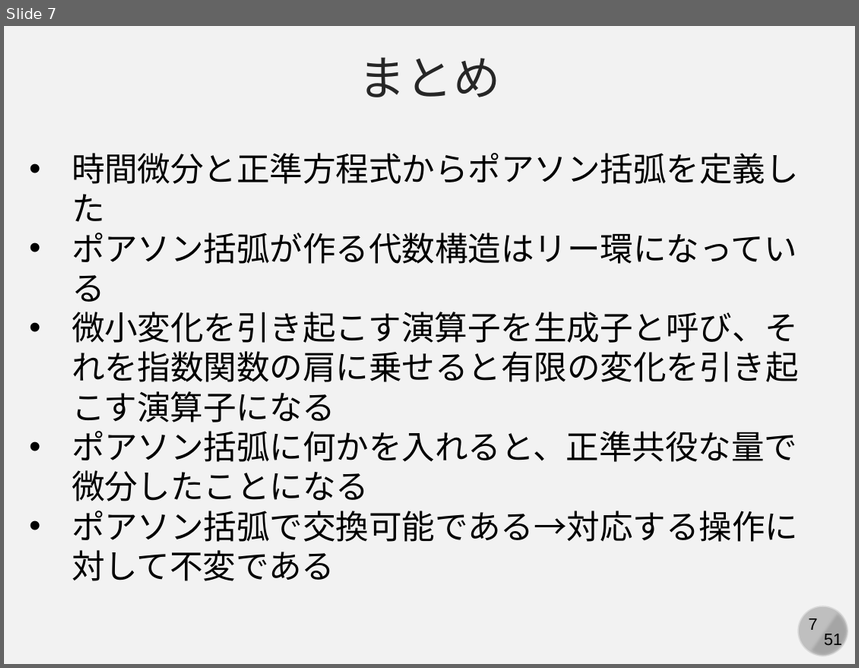
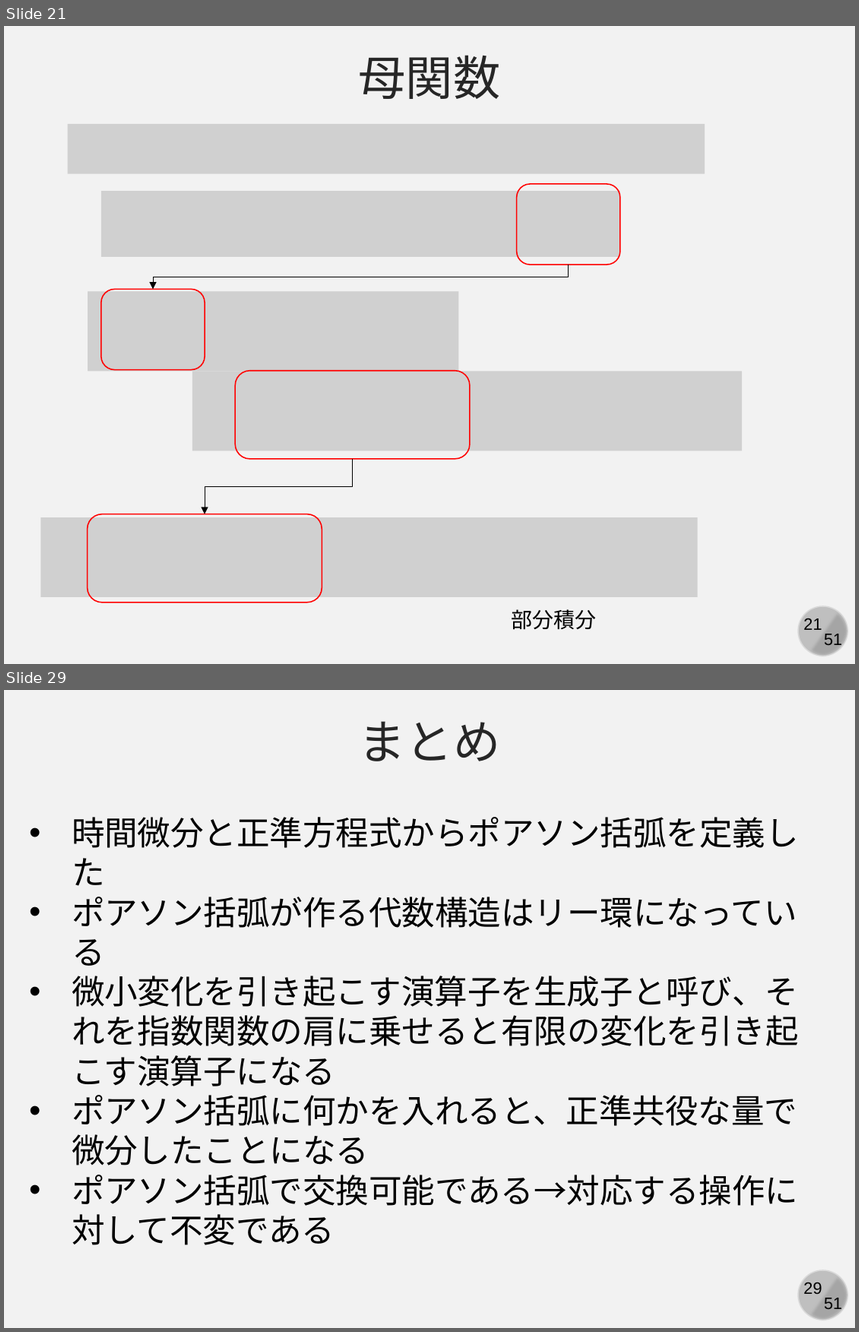
Before and after one commit to kaityo256/classical_mechanics, a slide deck: canonical_transformation/fig/slide.pptx. Shown one above the other, each under a label of ours: slide 7 before the commit, slides 21 and 29 after it; the slides between them are not shown. The pictures are 859x668 and 859x1332 pixels, drawn with LibreOffice and Linux fonts; fonts in the diff are those of the drawing; grey boxes stand for pictures. Boxes give left, top, right and bottom in pixels: in the first picture for what was removed or moved away, otherwise in the second. Text is boxed around its words. In the diff, an @@ line names an element or a change of style, - is before the commit and + after.

```diff
--- a/canonical_transformation/fig/slide.pptx
+++ b/canonical_transformation/fig/slide.pptx
@@ slide 21 added at (4,26,855,664), background #F2F2F2; not listed: 4 template elements that a slide beside it also shows @@
@@ text added at (359,55,501,99), 40 pt, text #262626 @@
+母関数
@@ picture added at (68,124,705,174) @@
@@ rounded rectangle added at (516,184,620,265), outline #FF0000 1 pt @@
@@ picture added at (101,191,620,258) @@
@@ elbow arrow added from (569, 265) to (153, 289), #000000 0.5 pt @@
@@ picture added at (88,291,458,372) @@
@@ rounded rectangle added at (101,289,205,370), outline #FF0000 1 pt @@
@@ picture added at (192,372,742,452) @@
@@ rounded rectangle added at (236,371,471,459), outline #FF0000 1 pt @@
@@ elbow arrow added from (352, 459) to (205, 515), #000000 0.5 pt @@
@@ picture added at (40,518,698,598) @@
@@ rounded rectangle added at (88,515,322,603), outline #FF0000 1 pt @@
@@ text added at (512,610,597,630), 18 pt, text #000000 @@
+部分積分
@@ what was slide 7 is now slide 29 @@
@@ page number at (804,1283,822,1294): text changed @@
-7
+29
```
Also in this commit, not shown: 1 slide changed, 21 other slides added, 1 other file.
